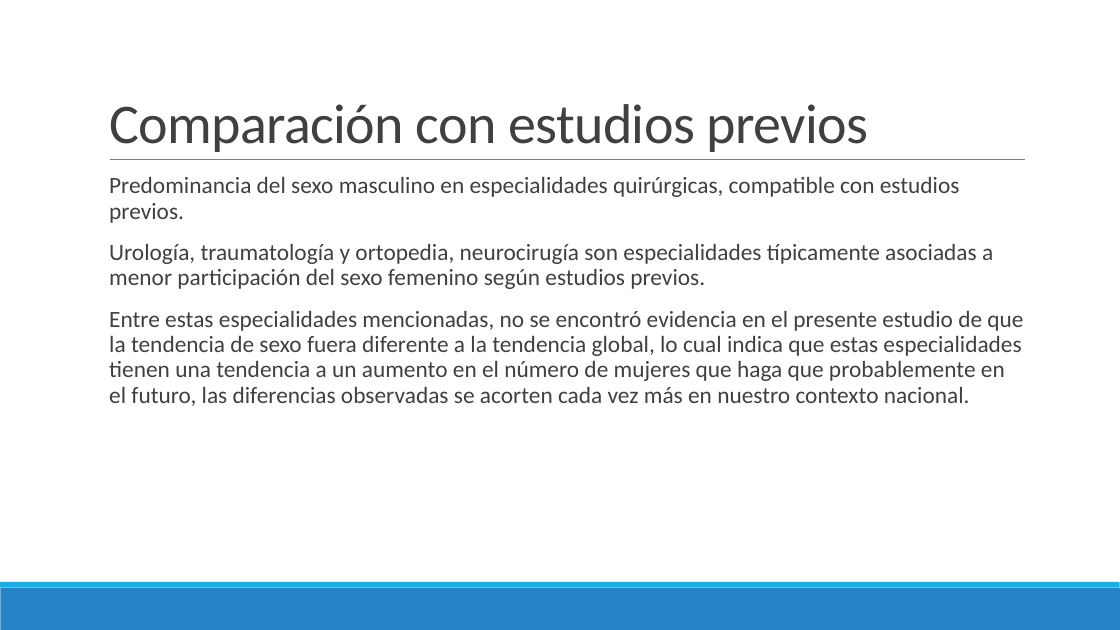
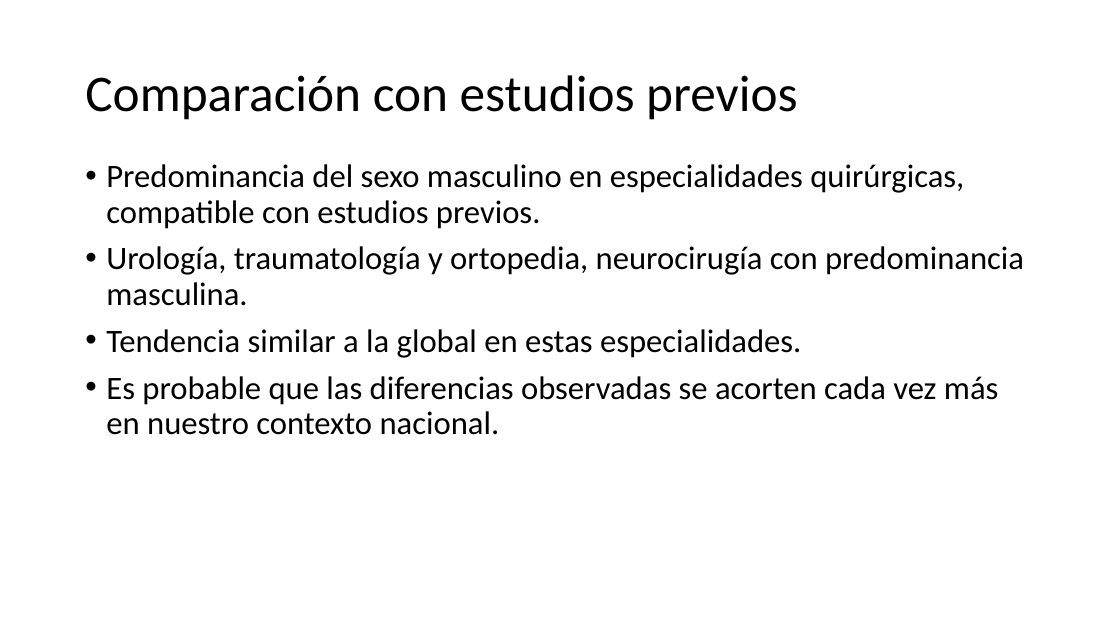
Before and after one commit to danimedi/tesis_genero_especialidades, a slide deck: slide 58 of doc/diapositivas_sustentacion_tesis.pptx (slide 60 before the commit). Drawn at 1120x630 pixels with LibreOffice and Linux fonts; fonts in the diff are those of the drawing; background and template pictures are left out. Boxes give left, top, right and bottom in pixels: in the first picture for what was removed or moved away, otherwise in the second. Text is boxed around its words. In the diff, an @@ line names an element or a change of style, - is before the commit and + after.

```diff
--- a/doc/diapositivas_sustentacion_tesis.pptx
+++ b/doc/diapositivas_sustentacion_tesis.pptx
@@ title "Comparación con estudios previos": place and size @@
-title "Comparación con estudios previos" at [109, 104, 868, 152]
+title "Comparación con estudios previos" at [85, 75, 798, 120]
@@ title "Comparación con estudios previos" at [85, 75, 798, 120]: size 48 to 44 pt, text colour #404040 to #000000, letter spacing -0.5 to 0 pt; line spacing 0.85 to 0.9; vertical alignment bottom to middle @@
@@ text "Predominancia del sexo masculino en ...": place and size @@
-text "Predominancia del sexo masculino en ..." at [109, 177, 1023, 406]
+text "Predominancia del sexo masculino en ..." at [106, 164, 1024, 435]
@@ text at [106, 164, 964, 229]: size 20 to 28 pt, text colour #404040 to #000000 in "Predominancia del sexo masculino en especialidades quirúrgic ..."; bullet   to •; less space between paragraphs @@
@@ line removed from (110, 160) to (1026, 160) @@
@@ text at [106, 246, 1024, 435]: text changed; size 20 to 28 pt; text colour #404040 to #000000 @@
-  Urología, traumatología y ortopedia, neurocirugía son especialidades típicamente asociadas a menor participación del sexo femenino según estudios previos.
-  Entre estas especialidades mencionadas, no se encontró evidencia en el presente estudio de que la tendencia de sexo fuera diferente a la tendencia global, lo cual indica que estas especialidades tienen una tendencia a un aumento en el número de mujeres que haga que probablemente en el futuro, las diferencias observadas se acorten cada vez más en nuestro contexto nacional.
+• Urología, traumatología y ortopedia, neurocirugía con predominancia masculina.
+• Tendencia similar a la global en estas especialidades.
+• Es probable que las diferencias observadas se acorten cada vez más en nuestro contexto nacional.
@@ rectangle removed at [0, 588, 1120, 630] @@
@@ rectangle removed at [0, 582, 1120, 588] @@
```
Also in this commit, not shown: 64 other slides changed, 6 slides added, 7 slides removed.
